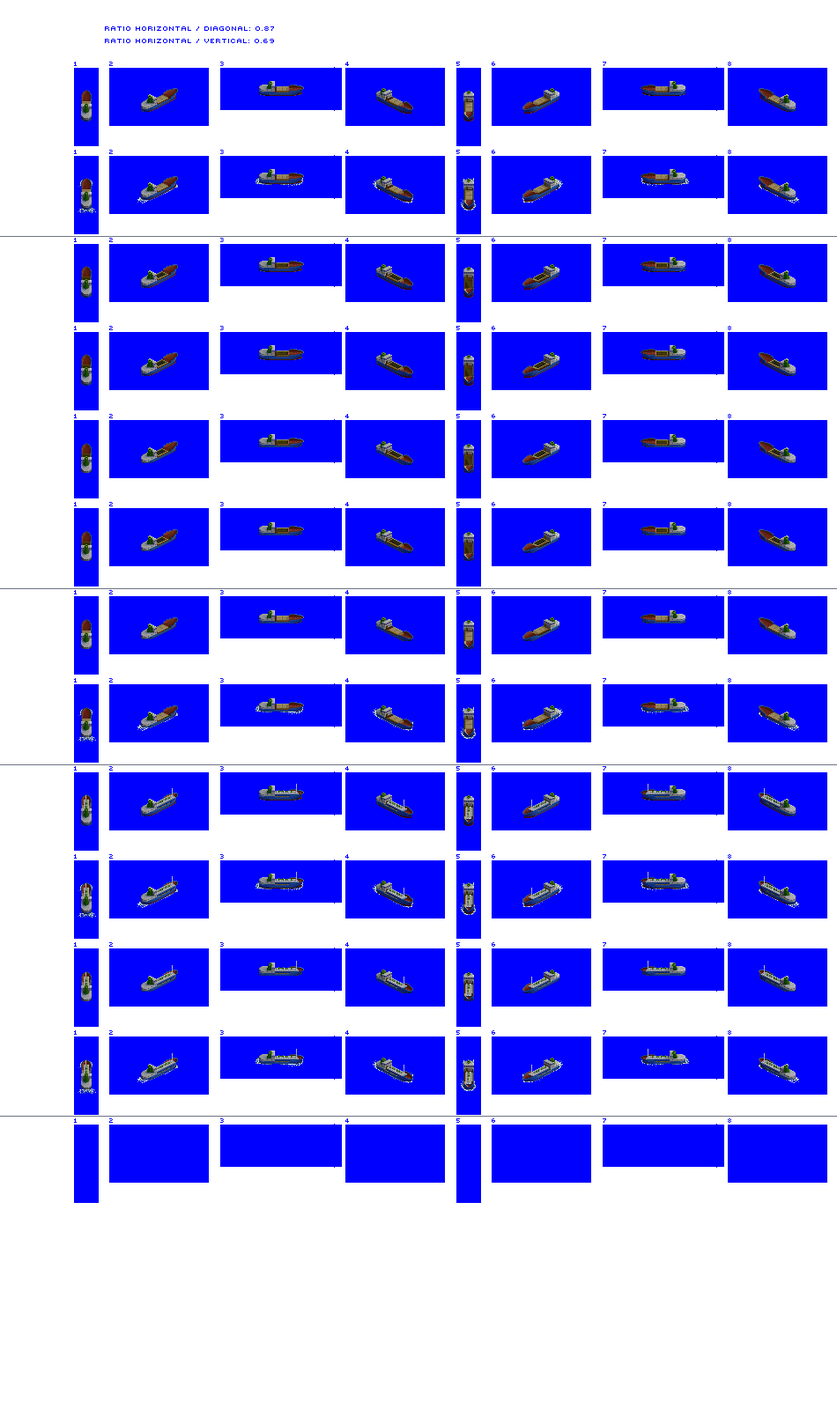
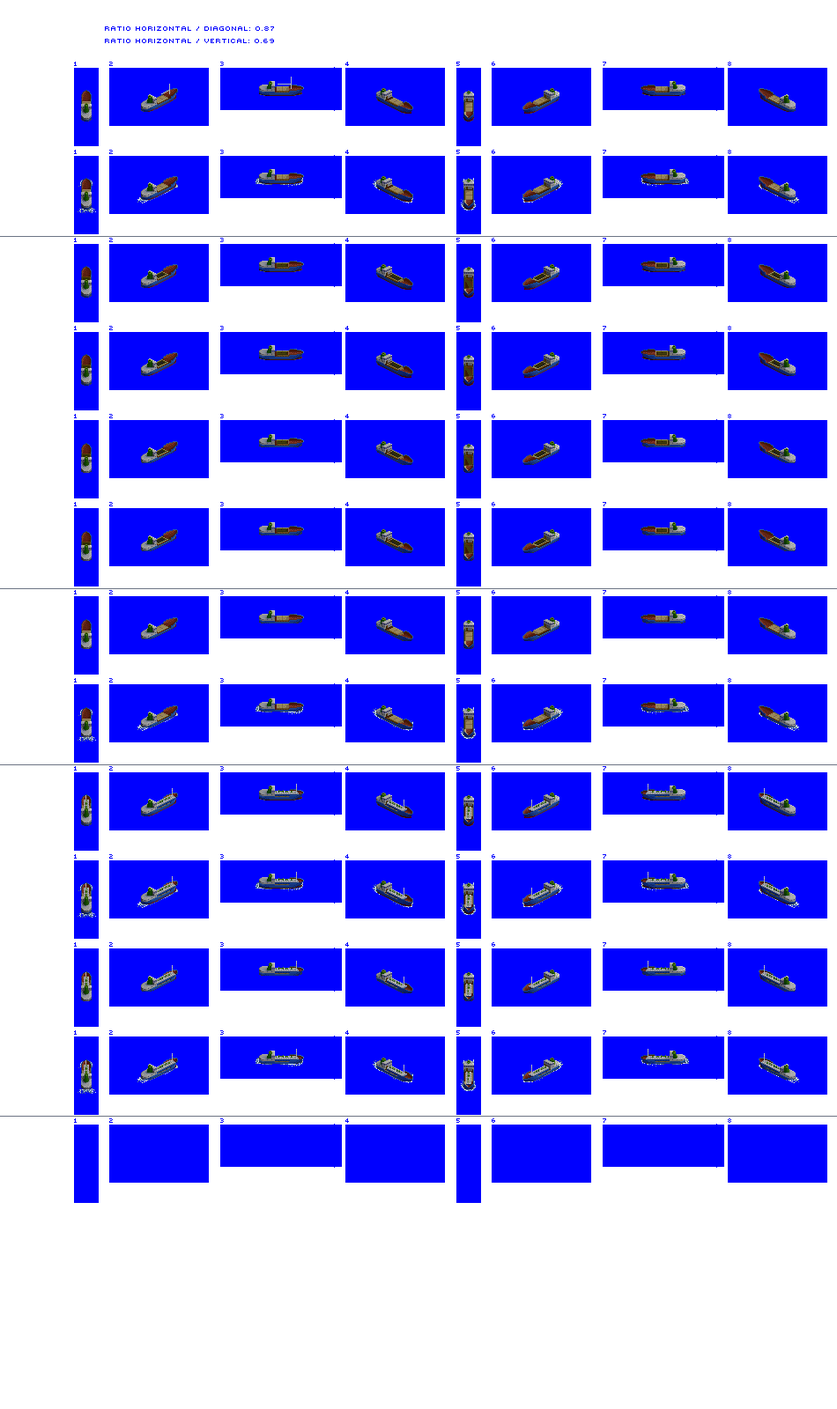
The second (837, 1409) image is a revision of the first. Changes to its layers:
added layer "greeble" above "Deck overlay" over left=161, top=76, right=292, bottom=95
